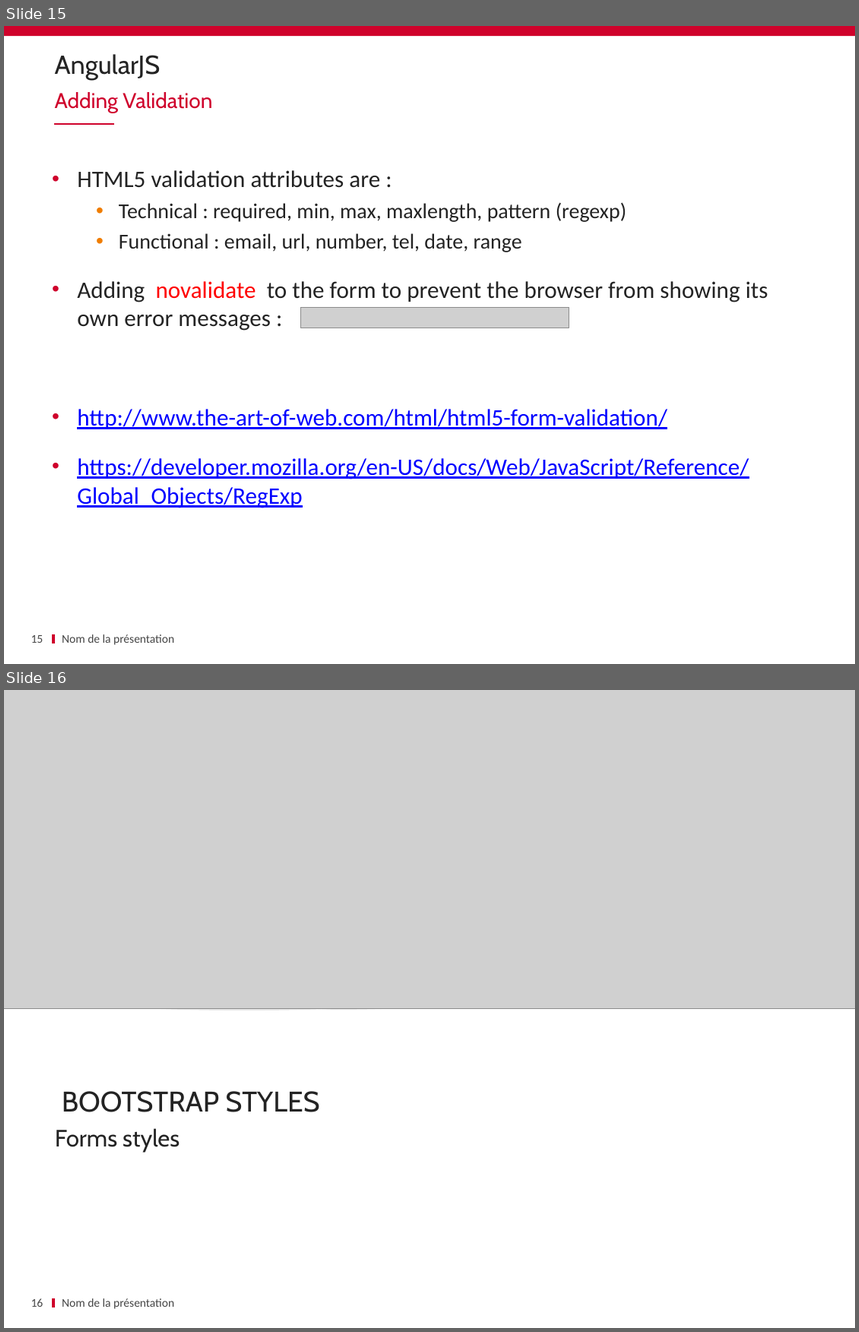
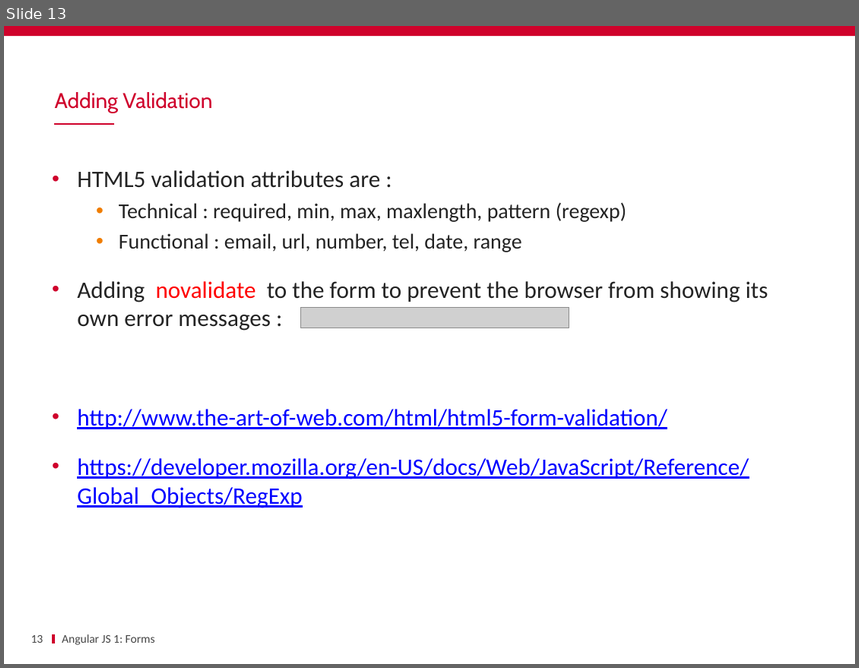
Before and after one commit to schassande/formation-angularjs1, a slide deck: Jour1/06 Forms/FORMS.pptx. Shown one above the other, each under a label of ours: slides 15 and 16 before the commit, slide 13 after it. The pictures are 859x1332 and 859x668 pixels, drawn with LibreOffice and Linux fonts; fonts in the diff are those of the drawing; grey boxes stand for pictures; background and template pictures are left out. Boxes give left, top, right and bottom in pixels: in the first picture for what was removed or moved away, otherwise in the second. Text is boxed around its words. In the diff, an @@ line names an element or a change of style, - is before the commit and + after.

Commit message:
Nettoyage des slides forms

```diff
--- a/Jour1/06 Forms/FORMS.pptx
+++ b/Jour1/06 Forms/FORMS.pptx
@@ slide 16 removed at (4, 690, 855, 1328), background #FFFFFF; not listed: 1 template element that a slide beside it also shows @@
@@ picture removed at (4, 690, 855, 1009) @@
@@ freeform shape removed at (4, 852, 329, 1017) @@
@@ freeform shape removed at (318, 886, 855, 1010) @@
@@ title removed at (62, 1091, 320, 1113) @@
-BOOTSTRAP STYLES
@@ subtitle removed at (55, 1129, 180, 1152) @@
-Forms styles
@@ page number removed at (31, 1299, 44, 1307) @@
-16
@@ text removed at (62, 1299, 174, 1309) @@
-Nom de la présentation
@@ what was slide 15 is now slide 13 @@
@@ slide 13 changed as well @@
@@ title removed at (55, 54, 161, 80) @@
-AngularJS
@@ page number at (31, 636, 44, 643): text changed @@
-15
+13
@@ text at (62, 635, 155, 645): text changed @@
-Nom de la présentation
+Angular JS 1: Forms
```
Also in this commit, not shown: 23 other slides changed, 2 other slides removed.
